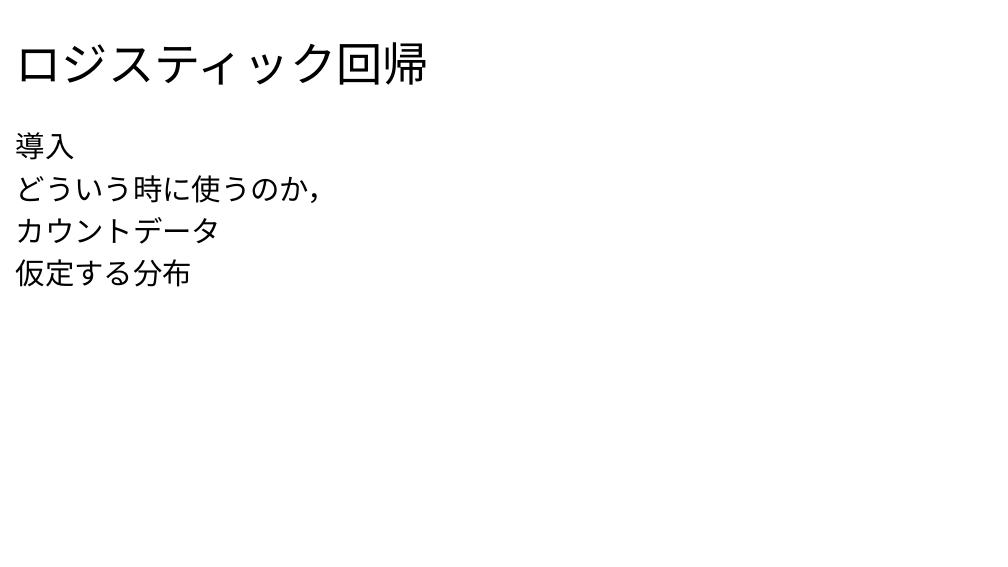
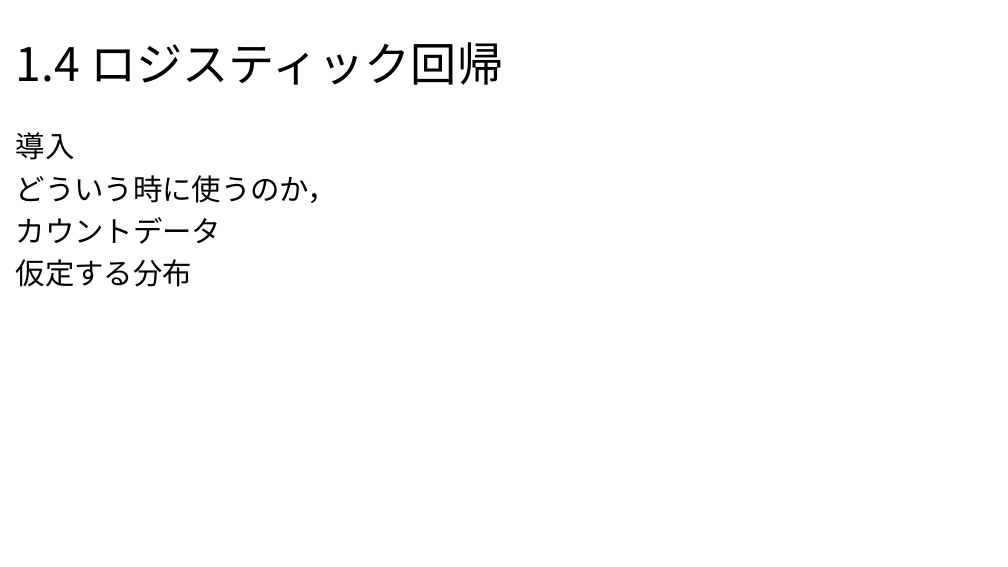
Before and after one commit to Yoshifumi14/stats, a slide deck: slide 10 of statistics2.pptx. Drawn at 1008x567 pixels with LibreOffice and Linux fonts; fonts in the diff are those of the drawing. Boxes give left, top, right and bottom in pixels: in the first picture for what was removed or moved away, otherwise in the second. Text is boxed around its words. In the diff, an @@ line names an element or a change of style, - is before the commit and + after.

```diff
--- a/statistics2.pptx
+++ b/statistics2.pptx
@@ title at [16,42,503,85]: text changed @@
-ロジスティック回帰
+1.4 ロジスティック回帰
```
Also in this commit, not shown: 9 other slides changed, 3 other files.
